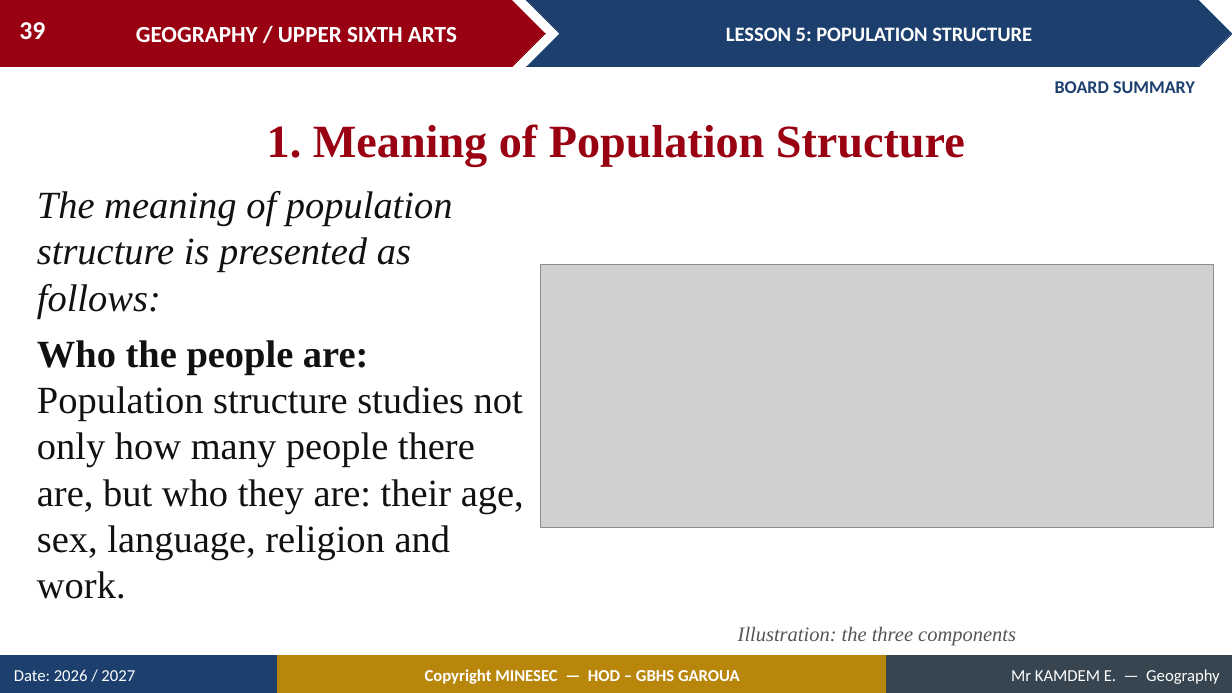
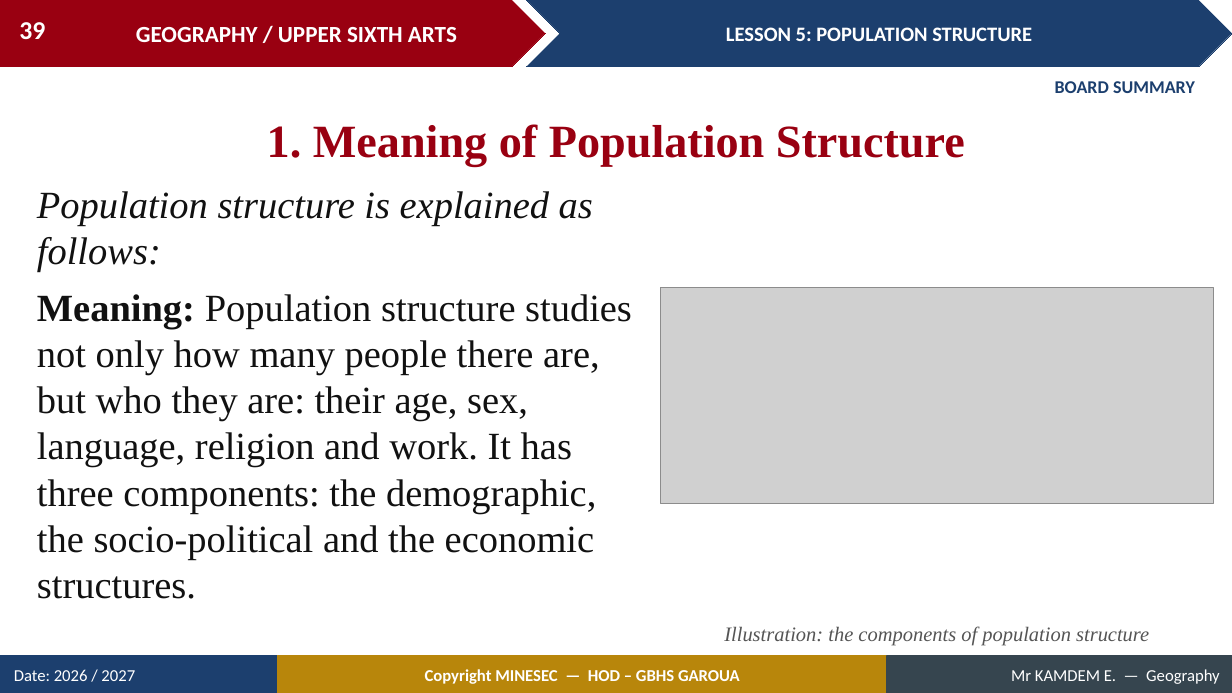
Before and after one commit to Berthautk/linea-github, a slide deck: slide 39 of lecons/USA/Population Geography/07_USA_POP_L05_Population_Structure.pptx. Drawn at 1232x693 pixels with LibreOffice and Linux fonts; fonts in the diff are those of the drawing; grey boxes stand for pictures. Boxes give left, top, right and bottom in pixels: in the first picture for what was removed or moved away, otherwise in the second. Text is boxed around its words. In the diff, an @@ line names an element or a change of style, - is before the commit and + after.

```diff
--- a/lecons/USA/Population Geography/07_USA_POP_L05_Population_Structure.pptx
+++ b/lecons/USA/Population Geography/07_USA_POP_L05_Population_Structure.pptx
@@ text at <box>37,191,632,599</box>: text changed @@
-The meaning of population structure is presented as follows:
-Who the people are: Population structure studies not only how many people there are, but who they are: their age, sex, language, religion and work.
+Population structure is explained as follows:
+Meaning: Population structure studies not only how many people there are, but who they are: their age, sex, language, religion and work. It has three components: the demographic, the socio-political and the economic structures.
@@ picture: place and size @@
-picture at <box>541,264,1214,527</box>
+picture at <box>661,288,1214,505</box>
@@ text at <box>724,626,1149,646</box>: text changed @@
-Illustration: the three components
+Illustration: the components of population structure
```
Also in this commit, not shown: 14 other slides changed, 6 slides removed, 25 other files.
